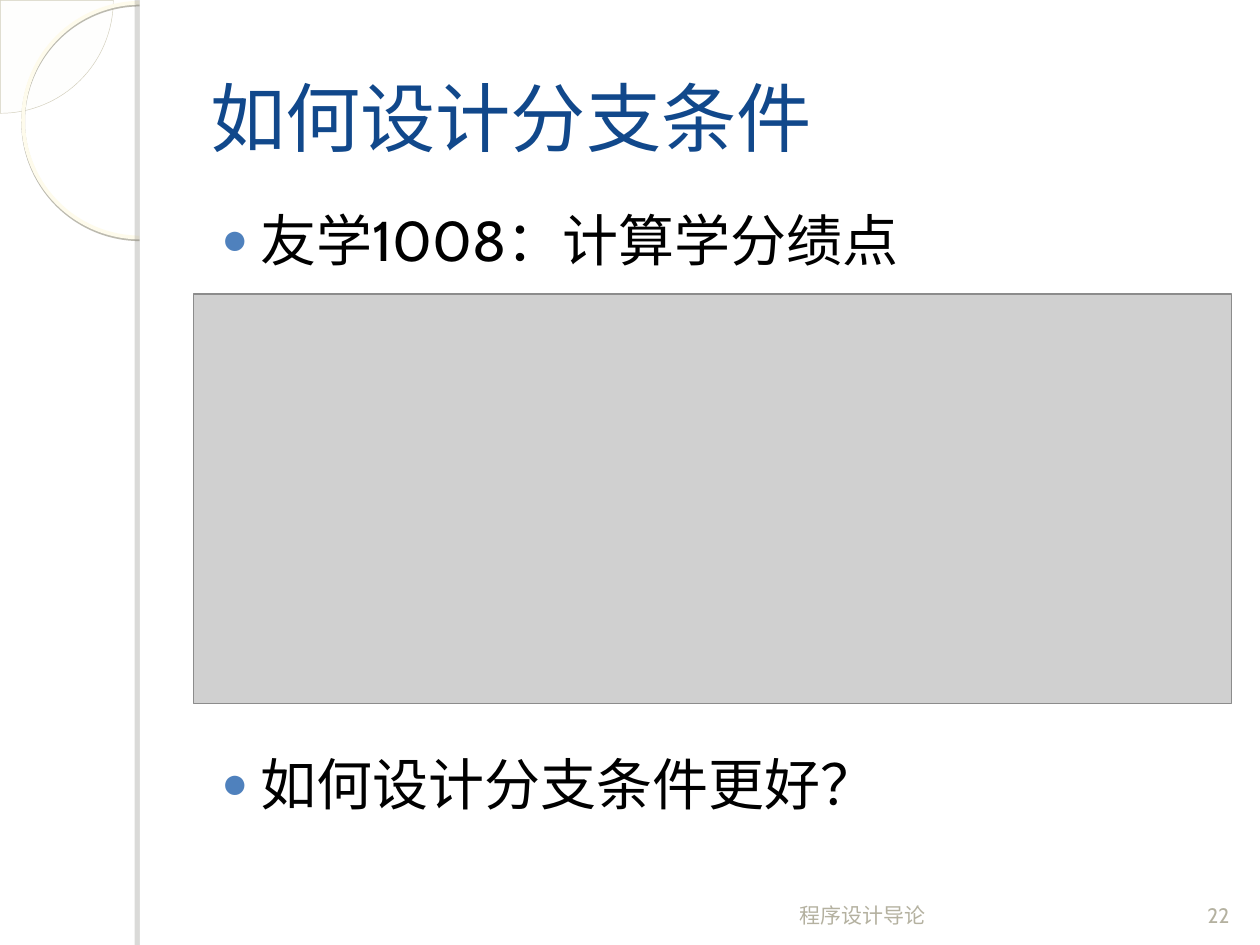
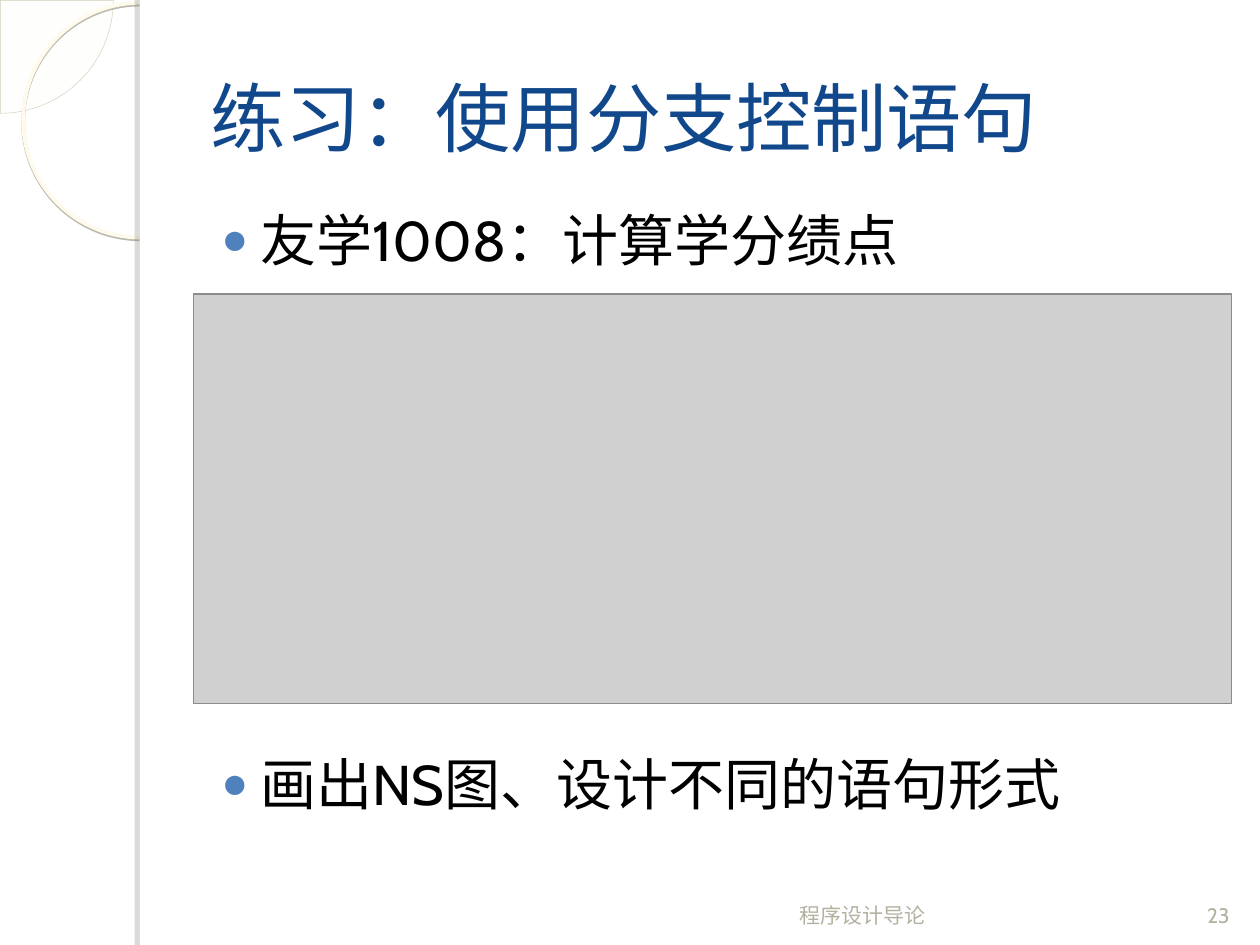
Before and after one commit to fanju1984/introduction-to-programming, a slide deck: slide 23 of introduction-to-programming/slides/2017/04-Control-Statement-2.ppt (slide 22 before the commit). Drawn at 1260x945 pixels with LibreOffice and Linux fonts; fonts in the diff are those of the drawing; grey boxes stand for pictures; background and template pictures are left out. Boxes give left, top, right and bottom in pixels: in the first picture for what was removed or moved away, otherwise in the second. Text is boxed around its words. In the diff, an @@ line names an element or a change of style, - is before the commit and + after.

```diff
--- a/introduction-to-programming/slides/2017/04-Control-Statement-2.ppt
+++ b/introduction-to-programming/slides/2017/04-Control-Statement-2.ppt
@@ title at <box>210,82,1037,153</box>: text changed @@
-如何设计分支条件
+练习：使用分支控制语句
@@ text at <box>260,758,1061,810</box>: text changed @@
-● 如何设计分支条件更好？
+● 画出NS图、设计不同的语句形式
@@ page number at <box>1207,908,1229,923</box>: text changed @@
-22
+23
```
Also in this commit, not shown: 3 other slides changed, 4 slides added, 3 slides removed, 1 other file.
